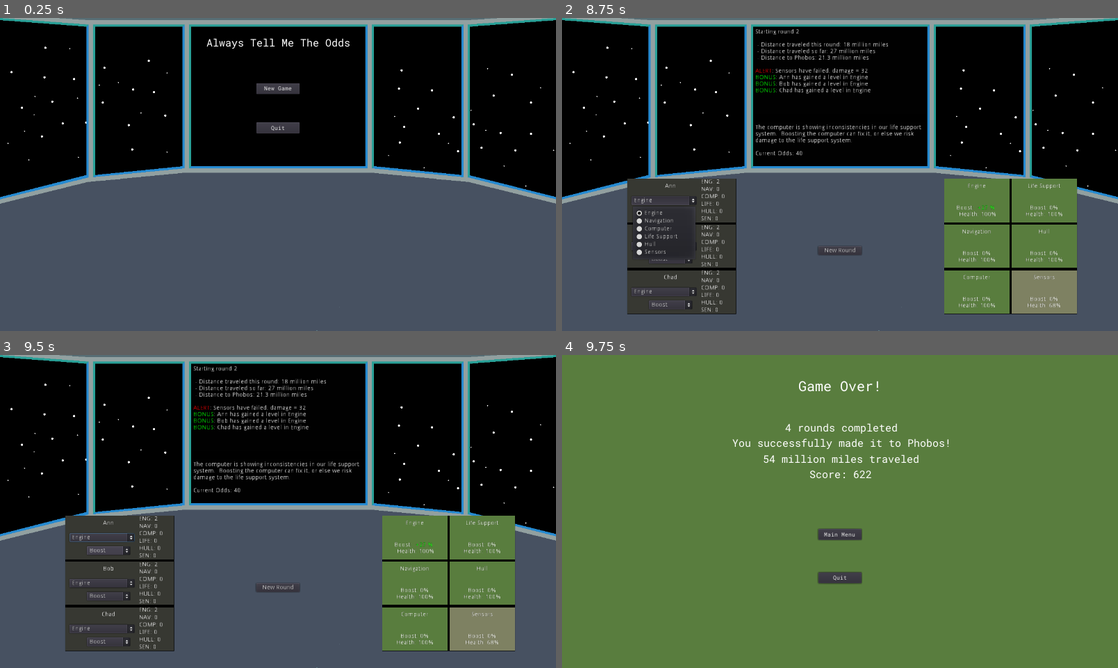
Above: before the commit, frames 1-4 (two rows, left to right).
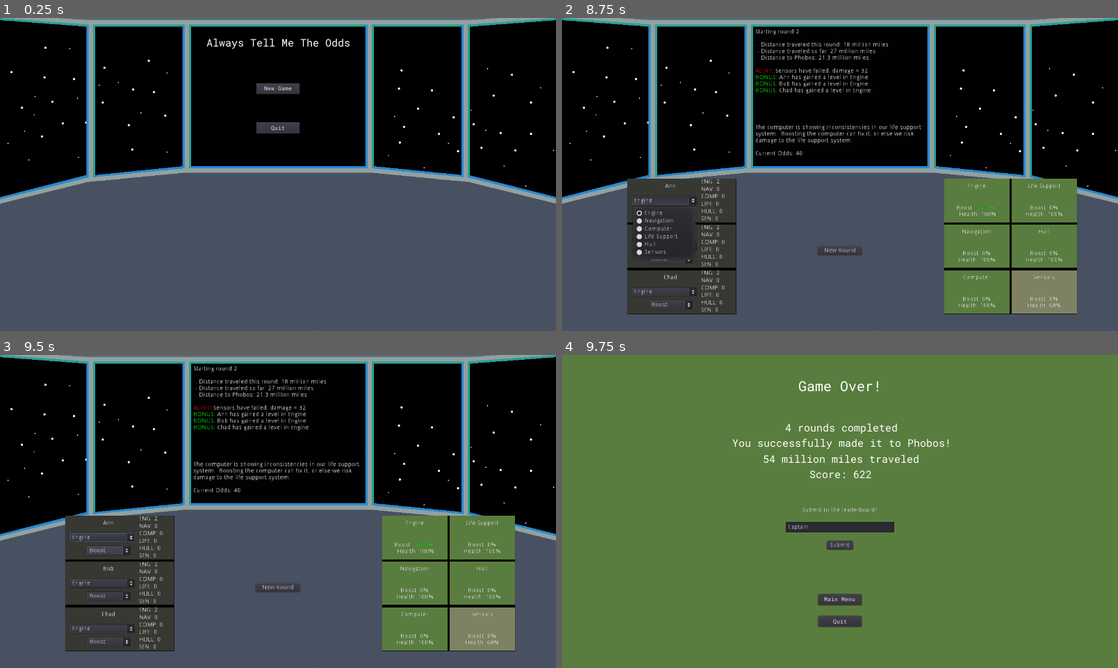
Above: after the commit, the same moments.

Repository: cparlette/alwaystellmetheodds
Game: Godot game, scene res://MainMenu.tscn
Same seed, same stepped clock (60 frames per second), same inputs: the game is played once before the commit and once after it.
Inputs:
- Up to frame 1 (0.25 s): no input
- Up to frame 2 (8.75 s): click "New Game" at 0.5 s; click "Phobos - Easy" at 1.25 s; click "Phobos - Easy" at 2 s; click "Start" at 2.75 s; click "New Round" at 3.5 s; click "New Round" at 4.25 s; click "Engine" at 5 s; click "Boost" at 5.75 s; click "Engine" at 6.5 s; click "Boost" at 7.25 s; click "Engine" at 8 s
- Up to frame 3 (9.5 s): click "Boost" at 8.75 s
- Up to frame 4 (9.75 s): click "New Round" at 9.5 s

Frames 1-3 are identical in both runs. In frame 4, 1.9% of the frame differs, in the area x 40-60%, y 48-87%.

Commit message:
Lets user submit to leaderboard

Diff:
--- a/GameOver.gd
+++ b/GameOver.gd
@@ -1,4 +1,6 @@
 extends Node2D
+
+var postToLeaderboardURL = "https://n66ezcafo7.execute-api.us-east-1.amazonaws.com/default/atmto-addScoreToLeaderboard"
 
 # Called when the node enters the scene tree for the first time.
 func _ready():
@@ -16,6 +18,9 @@
 	newText += "Score: " + str(globals.score)
 	$ScoreText.text = newText
 
+	# Pull the current captain name
+	$LeaderboardEntry/NameEntry.text = globals.captainName
+
 func _input(event):
 	if event.is_action_pressed("ui_cancel"):
 		get_tree().quit()
@@ -25,3 +30,20 @@
 
 func _on_QuitButton_pressed():
 	get_tree().quit()
+
+func _on_NameSubmit_pressed():
+	if $LeaderboardEntry/NameEntry.text == "":
+		pass
+	else:
+		globals.captainName = $LeaderboardEntry/NameEntry.text
+		# Send to leaderboard
+		var data = {
+			'name': globals.captainName,
+			'score': globals.score,
+			'timestamp': OS.get_unix_time(),
+			'moon': globals.destinationMoon['name']
+		}
+		var query = JSON.print(data)
+		var headers = ["Content-Type: application/json"]
+		$LeaderboardEntry/HTTPRequest.request(postToLeaderboardURL, headers, true, HTTPClient.METHOD_POST, query)
+		$LeaderboardEntry.visible = false
--- a/GameOver.tscn
+++ b/GameOver.tscn
@@ -43,7 +43,8 @@
 custom_fonts/font = SubResource( 2 )
 text = "0 rounds completed
 0 million miles traveled
-0 million miles remaining"
+0 million miles remaining
+Score: 0"
 align = 1
 __meta__ = {
 "_edit_use_anchors_": false
@@ -51,9 +52,9 @@
 
 [node name="MainMenuButton" type="Button" parent="."]
 margin_left = 590.0
-margin_top = 400.0
+margin_top = 550.0
 margin_right = 690.0
-margin_bottom = 420.0
+margin_bottom = 575.0
 custom_fonts/font = ExtResource( 3 )
 text = "Main Menu"
 __meta__ = {
@@ -62,13 +63,48 @@
 
 [node name="QuitButton" type="Button" parent="."]
 margin_left = 590.0
-margin_top = 500.0
+margin_top = 600.0
 margin_right = 690.0
-margin_bottom = 520.0
+margin_bottom = 625.0
 custom_fonts/font = ExtResource( 3 )
 text = "Quit"
 __meta__ = {
 "_edit_use_anchors_": false
 }
+
+[node name="LeaderboardEntry" type="Control" parent="."]
+margin_left = 490.0
+margin_top = 350.0
+margin_right = 790.0
+margin_bottom = 550.0
+__meta__ = {
+"_edit_use_anchors_": false
+}
+
+[node name="LeaderboardText" type="Label" parent="LeaderboardEntry"]
+margin_right = 300.0
+margin_bottom = 14.0
+text = "Submit to the leaderboard?"
+align = 1
+
+[node name="NameEntry" type="LineEdit" parent="LeaderboardEntry"]
+margin_left = 25.0
+margin_top = 34.0
+margin_right = 275.0
+margin_bottom = 58.0
+text = "Captain"
+__meta__ = {
+"_edit_use_anchors_": false
+}
+
+[node name="NameSubmit" type="Button" parent="LeaderboardEntry"]
+margin_left = 120.0
+margin_top = 78.0
+margin_right = 180.0
+margin_bottom = 98.0
+text = "Submit"
+
+[node name="HTTPRequest" type="HTTPRequest" parent="LeaderboardEntry"]
 [connection signal="pressed" from="MainMenuButton" to="." method="_on_MainMenuButton_pressed"]
 [connection signal="pressed" from="QuitButton" to="." method="_on_QuitButton_pressed"]
+[connection signal="pressed" from="LeaderboardEntry/NameSubmit" to="." method="_on_NameSubmit_pressed"]
